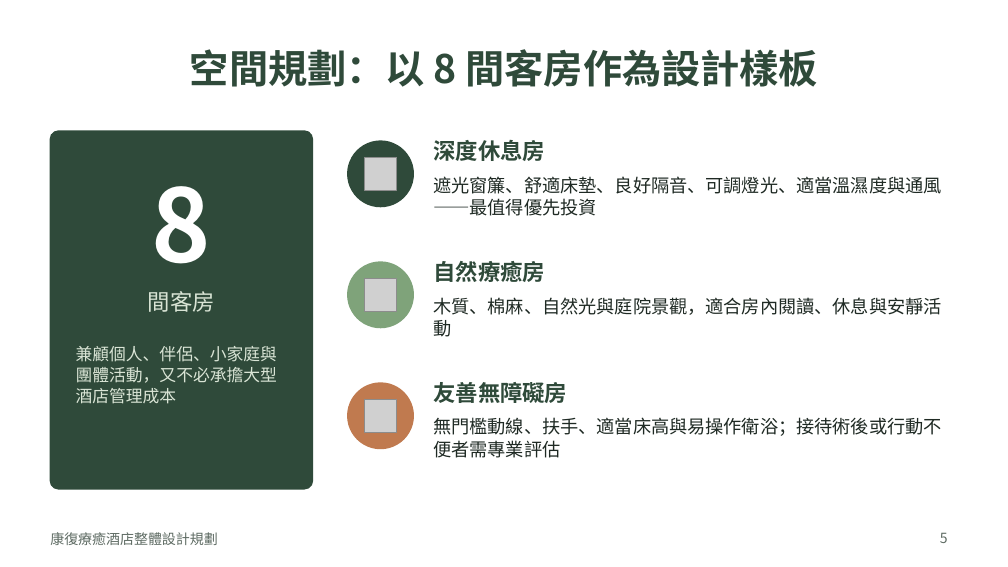
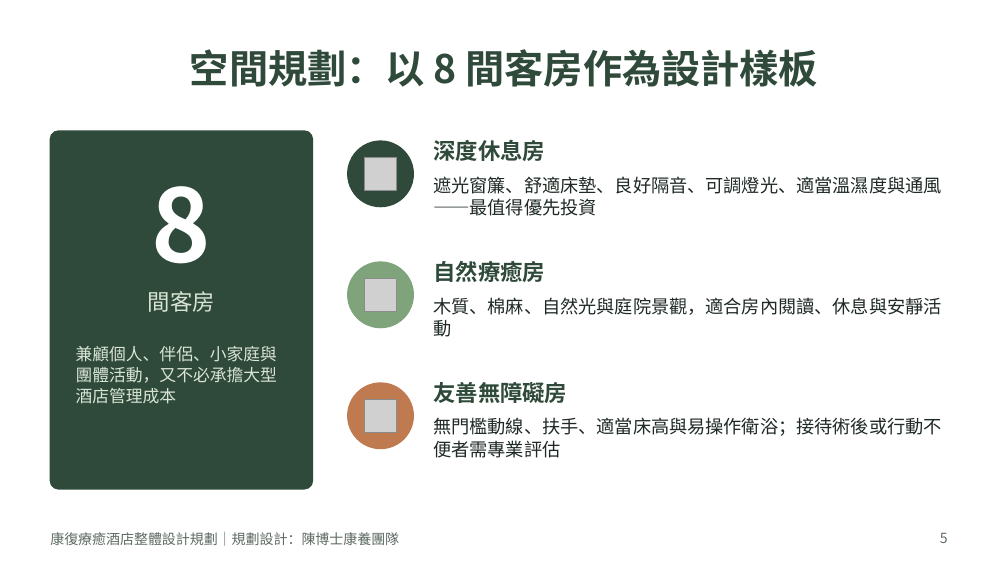
Before and after one commit to yes039/yes039, a slide deck: slide 5 of 康復療癒酒店整體設計規劃.pptx. Drawn at 1008x567 pixels with LibreOffice and Linux fonts; fonts in the diff are those of the drawing; grey boxes stand for pictures. Boxes give left, top, right and bottom in pixels: in the first picture for what was removed or moved away, otherwise in the second. Text is boxed around its words. In the diff, an @@ line names an element or a change of style, - is before the commit and + after.

```diff
--- a/康復療癒酒店整體設計規劃.pptx
+++ b/康復療癒酒店整體設計規劃.pptx
@@ text at (50,532,399,546): text changed @@
-康復療癒酒店整體設計規劃
+康復療癒酒店整體設計規劃｜規劃設計：陳博士康養團隊
```
Also in this commit, not shown: 6 other slides changed, 5 slides added, 5 slides removed, 1 other file.
